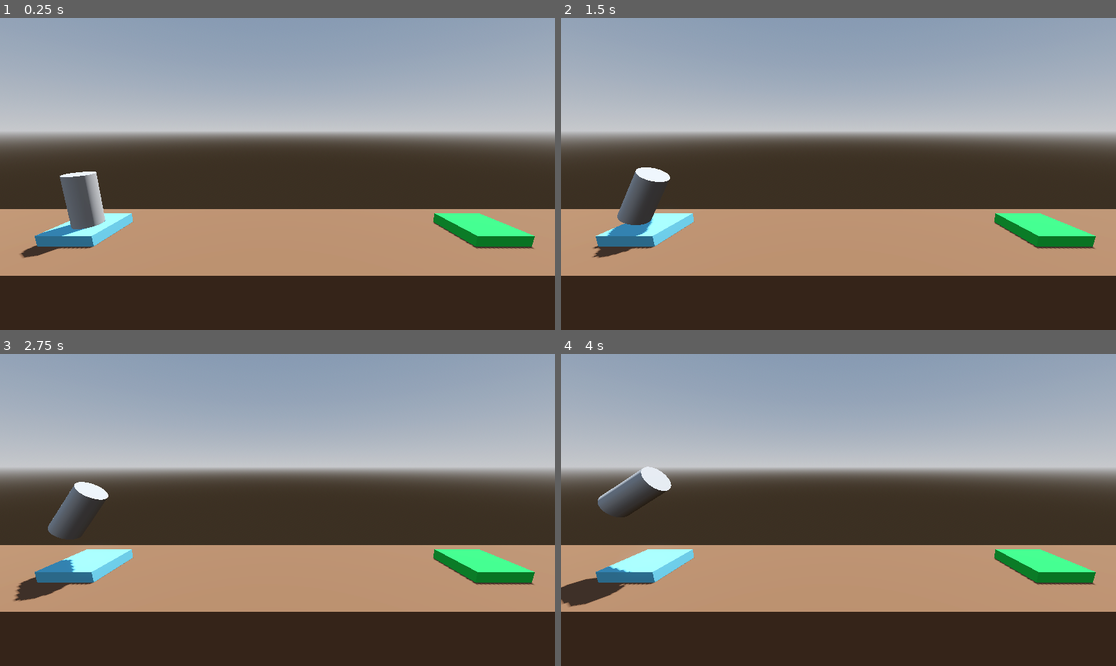
Above: before the commit, frames 1-4 (two rows, left to right).
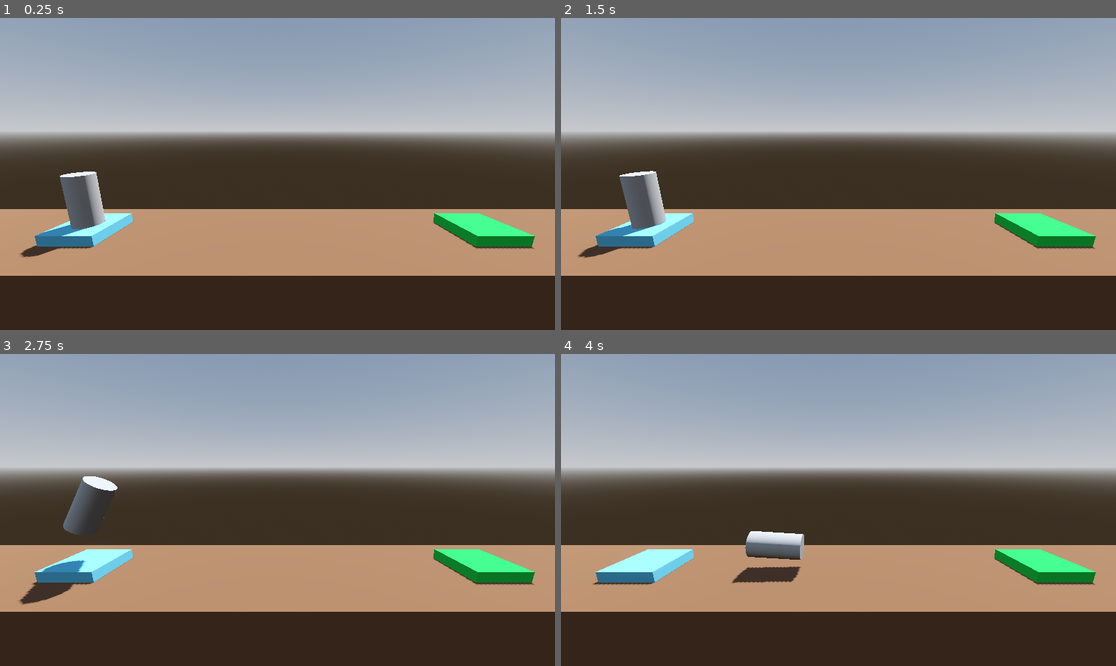
Above: after the commit, the same moments.

Repository: BlurryGames/ProjectBoost
Game: Godot game, scene res://level/level.tscn
The game is run twice, just before and just after one commit, with the same random seed, the same clock (stepped at 60 frames per second) and the same inputs.
Inputs:
- Up to frame 1 (0.25 s): no input
- Up to frame 2 (1.5 s): tap Enter (ui_accept) at 0.5, 1.35 s; hold Right (ui_right) 0.53-1.28 s; hold Enter (ui_accept) 0.53-1.28 s; hold Left (ui_left) from 1.28 s (still down)
- Up to frame 3 (2.75 s): tap Enter (ui_accept) at 1.52, 1.82 s; release Left (ui_left) at 2.03 s; hold Right (ui_right) from 2.03 s (still down); hold Enter (ui_accept) from 2.03 s (still down)
- Up to frame 4 (4 s): release Enter (ui_accept) at 2.78 s; tap Enter (ui_accept) at 2.85, 3.02, 3.32 s; release Right (ui_right) at 3.53 s; hold Left (ui_left) from 3.53 s (still down); hold Enter (ui_accept) from 3.53 s (still down)

The runs differ from the first frame. In frame 1, less than 0.1% of the frame differs, in the area x 4-19%, y 49-77%; in frame 2, 1.3%; in frame 3, 1.4%; in frame 4, 2.9%, in the area x 0-44%, y 36-82%.

Commit message:
Section2: Project Boost / Lesson7: RigidBody3D and Physics

Diff:
--- a/player.gd
+++ b/player.gd
@@ -1,9 +1,11 @@
-class_name Player extends Node3D
+class_name Player extends RigidBody3D
 
 func _process(delta: float)-> void:
 	if Input.is_action_pressed("ui_accept"):
-		position.y += delta
+		apply_central_force(basis.y * delta * 1000.0)
+
 	if Input.is_action_pressed("ui_left"):
-		rotate_z(delta)
+		apply_torque(Vector3(0.0, 0.0, 100.0 * delta))
+
 	if Input.is_action_pressed("ui_right"):
-		rotate_z(-delta)
+		apply_torque(Vector3(0.0, 0.0, -100.0 * delta))
--- a/player.tscn
+++ b/player.tscn
@@ -1,11 +1,21 @@
-[gd_scene load_steps=3 format=3 uid="uid://dyggyqaurslmy"]
+[gd_scene load_steps=4 format=3 uid="uid://dyggyqaurslmy"]
 
 [ext_resource type="Script" path="res://player.gd" id="1_byuou"]
 
 [sub_resource type="CylinderMesh" id="CylinderMesh_mqvpn"]
 
-[node name="Player" type="Node3D"]
+[sub_resource type="CylinderShape3D" id="CylinderShape3D_3qlne"]
+
+[node name="Player" type="RigidBody3D"]
+axis_lock_linear_z = true
+axis_lock_angular_x = true
+axis_lock_angular_y = true
+linear_damp = 1.0
+angular_damp = 3.0
 script = ExtResource("1_byuou")
 
 [node name="MeshInstance3D" type="MeshInstance3D" parent="."]
 mesh = SubResource("CylinderMesh_mqvpn")
+
+[node name="CollisionShape3D" type="CollisionShape3D" parent="."]
+shape = SubResource("CylinderShape3D_3qlne")
